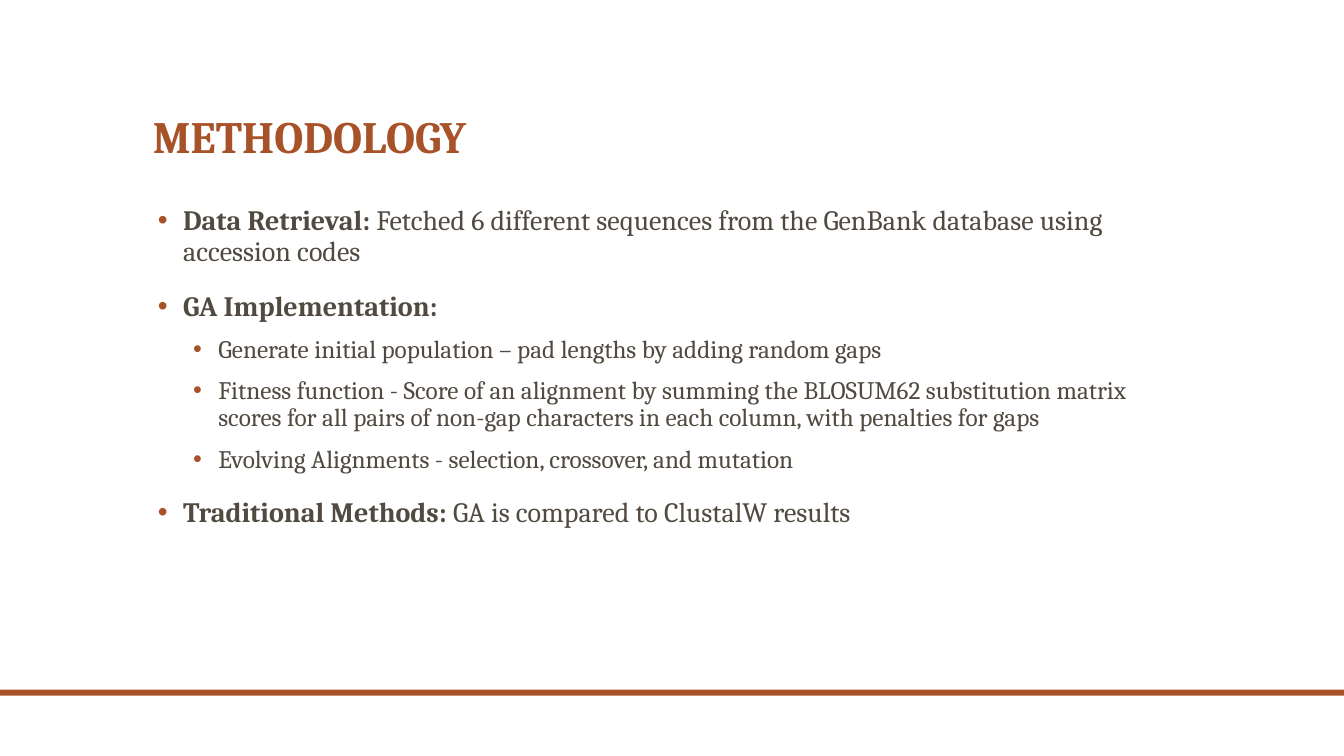
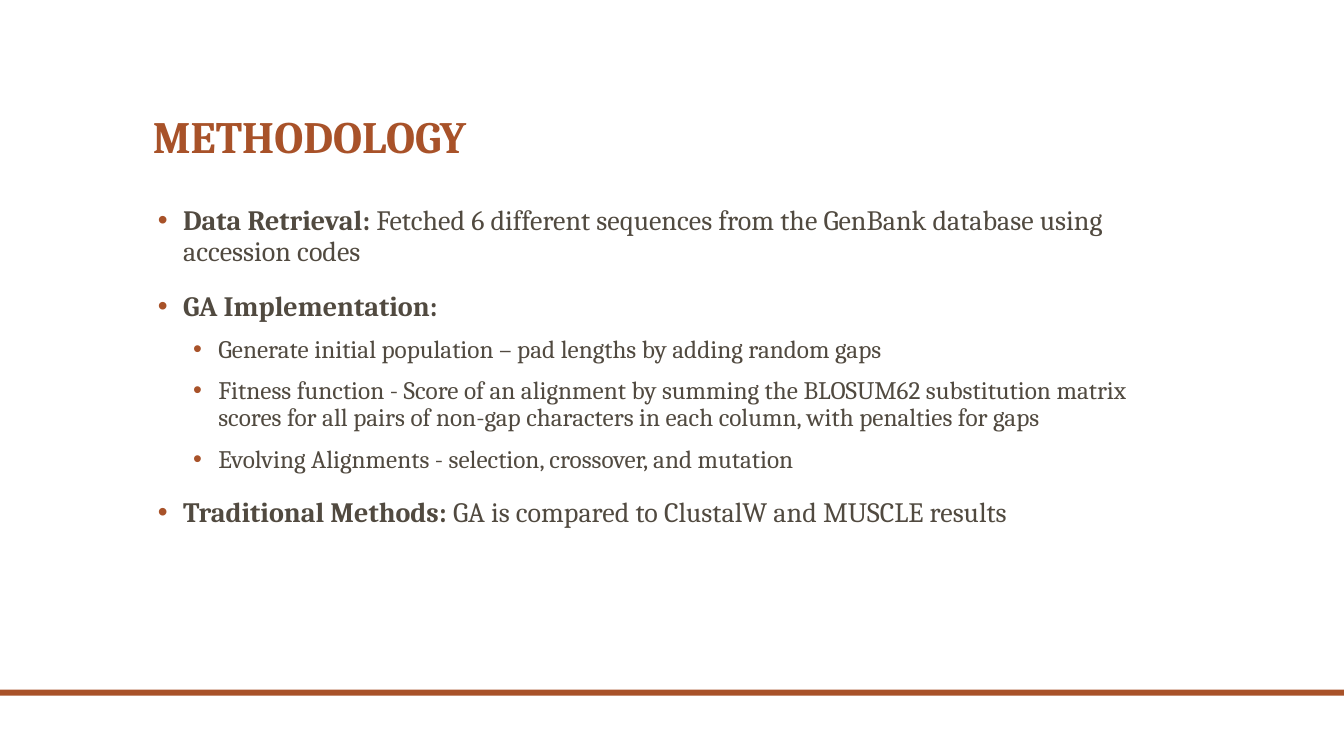
Before and after one commit to fredj5/Bioinformatics, a slide deck: slide 4 of project_slides.pptx. Drawn at 1344x756 pixels with LibreOffice and Linux fonts; fonts in the diff are those of the drawing; background and template pictures are left out. Boxes give left, top, right and bottom in pixels: in the first picture for what was removed or moved away, otherwise in the second. Text is boxed around its words. In the diff, an @@ line names an element or a change of style, - is before the commit and + after.

Commit message:
Added MUSCLE alignment

```diff
--- a/project_slides.pptx
+++ b/project_slides.pptx
@@ text at (183,502,1007,528): text changed @@
-• Traditional Methods: GA is compared to ClustalW results
+• Traditional Methods: GA is compared to ClustalW and MUSCLE results
```
Also in this commit, not shown: 2 other slides changed, 2 slides removed, 3 other files.
